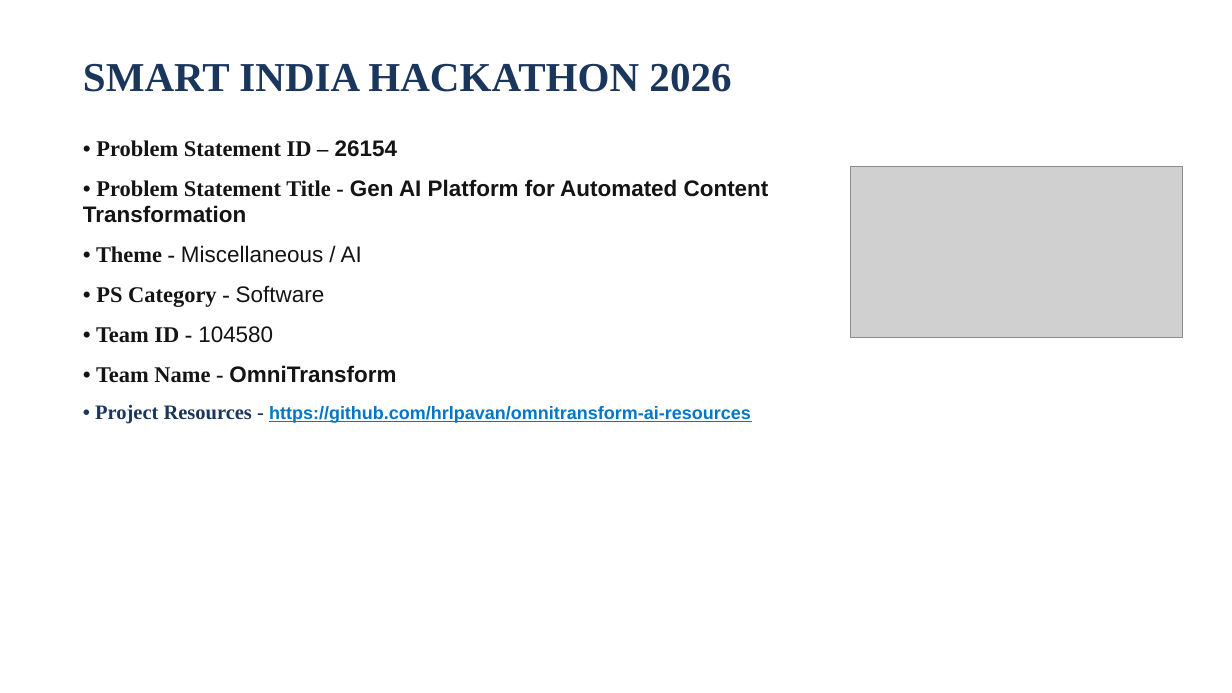
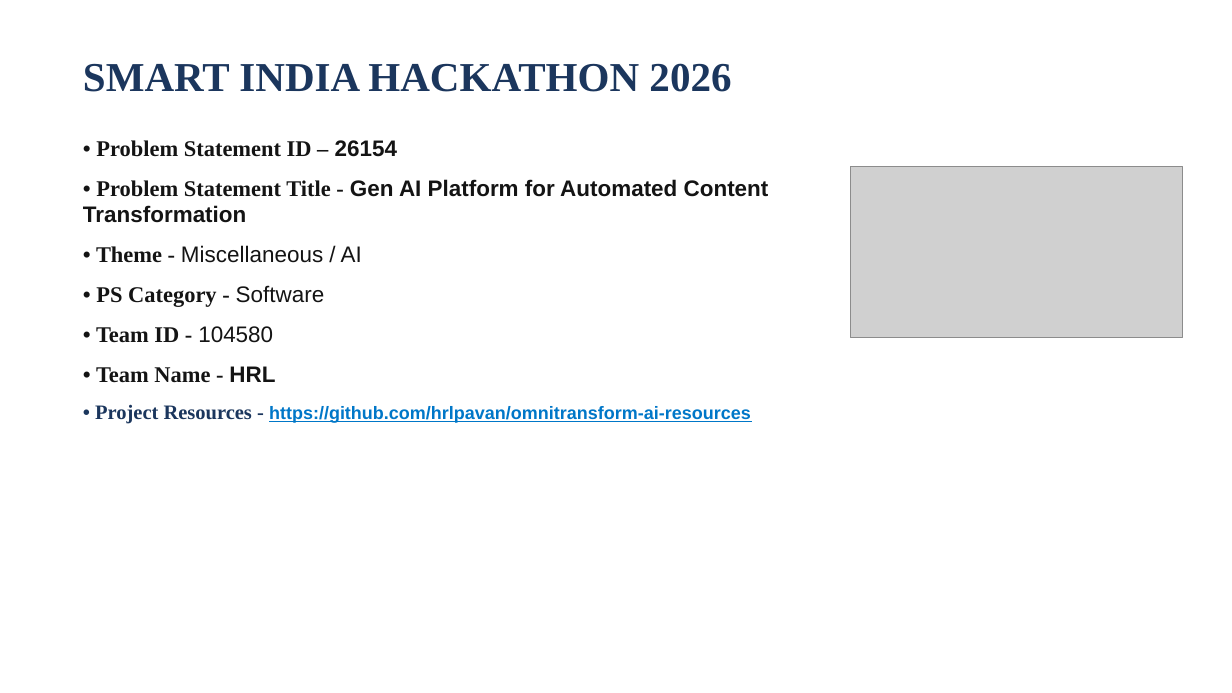
Before and after one commit to hrlpavan/omnitransform-ai-resources, a slide deck: slide 1 of SIH2026_Idea_Presentation_PS26154.pptx. Drawn at 1232x693 pixels with LibreOffice and Linux fonts; fonts in the diff are those of the drawing; grey boxes stand for pictures. Boxes give left, top, right and bottom in pixels: in the first picture for what was removed or moved away, otherwise in the second. Text is boxed around its words. In the diff, an @@ line names an element or a change of style, - is before the commit and + after.

Commit message:
Update official SIH 2026 Team Name to 'HRL' across PPTX deck, frontend, and project documentation

```diff
--- a/SIH2026_Idea_Presentation_PS26154.pptx
+++ b/SIH2026_Idea_Presentation_PS26154.pptx
@@ text at (96, 366, 275, 383): text changed; font Arial to Times New Roman @@
-• Team Name - OmniTransform
+• Team Name - HRL
```
Also in this commit, not shown: 3 other files.
